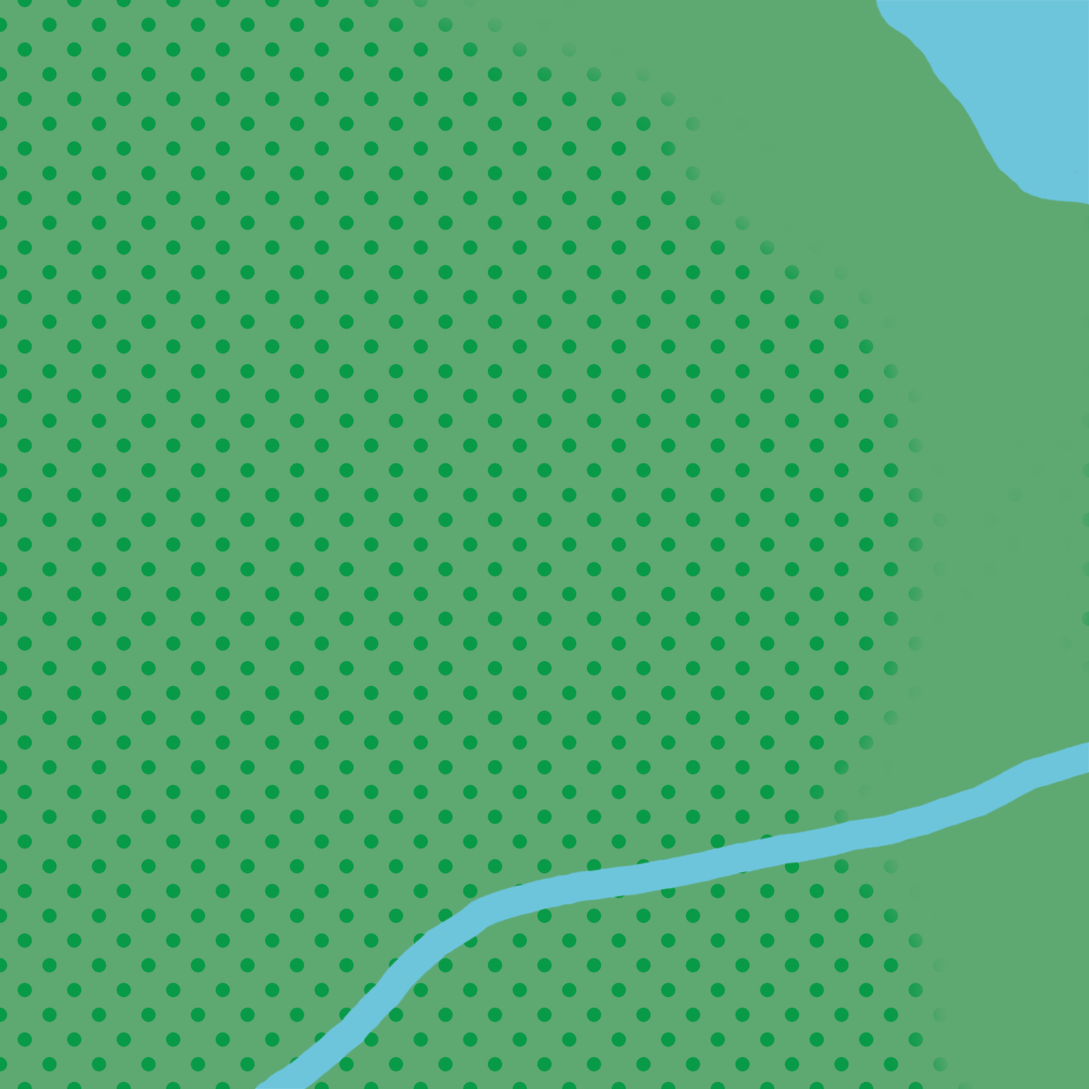
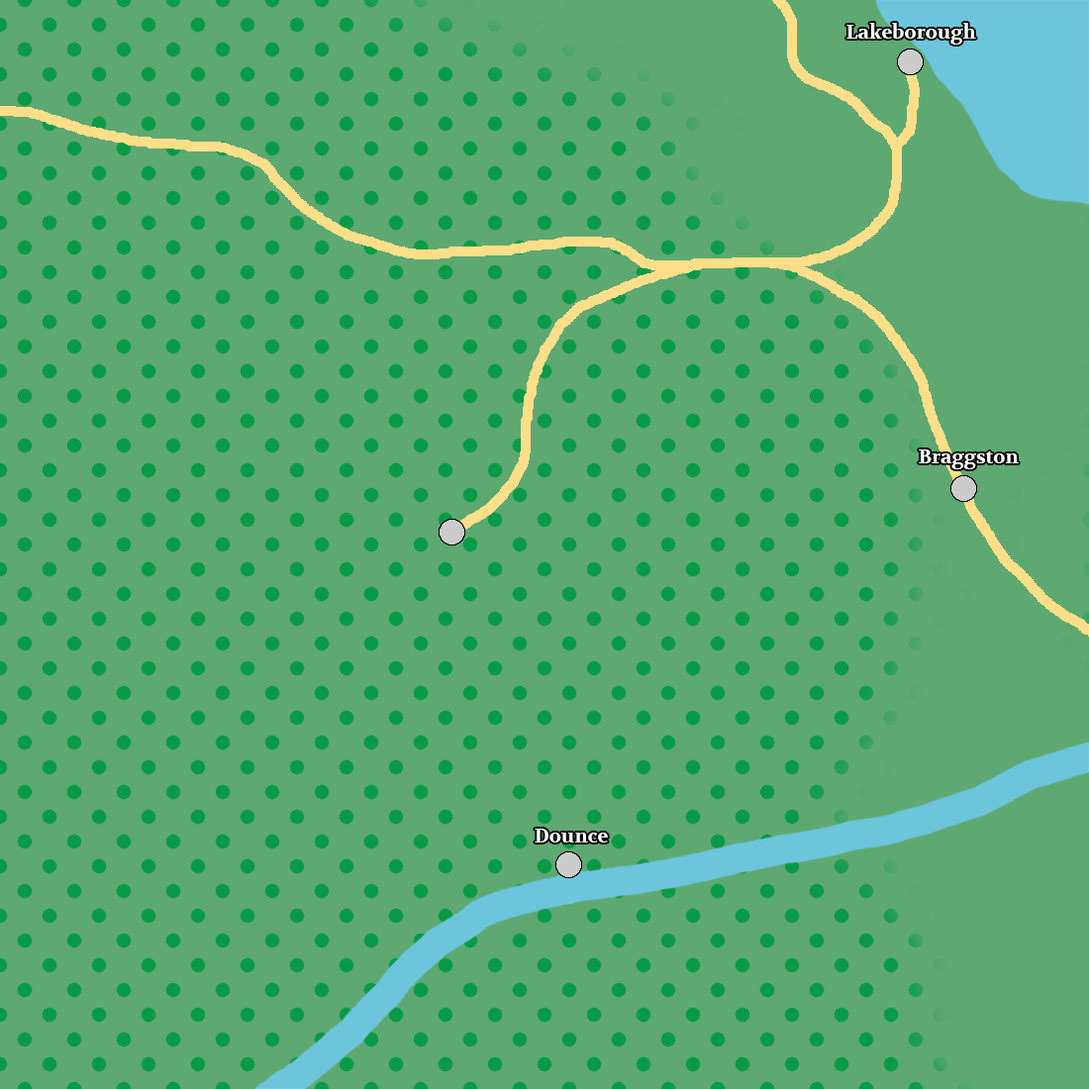
Before/after of a w=1089, h=1089 layered artwork. What changed in the layer stack:
added group "Markers" with 6 layers above "Geo" over [0, 0, 1089, 878]
added group "Labels" with 3 layers in group "Markers" over [534, 22, 1019, 843]
added layer "Lakeborough" in group "Labels" over [846, 22, 977, 45]
added layer "Dounce" in group "Labels" over [534, 828, 608, 843]
added layer "Braggston" in group "Labels" over [918, 449, 1019, 470]
added layer "Cities" in group "Markers" over [439, 49, 977, 878]
added layer "Road" in group "Markers" over [0, 0, 1089, 637]
added group "Geo" with 4 layers over [0, 0, 1089, 879]
moved "Hills" into group "Geo" over [0, 0, 1089, 879]
moved "Forest" into group "Geo" over [0, 0, 1089, 879]
moved "Terrain" into group "Geo" over [0, 0, 1089, 879]
moved "Water" into group "Geo" over [0, 0, 1089, 879]
